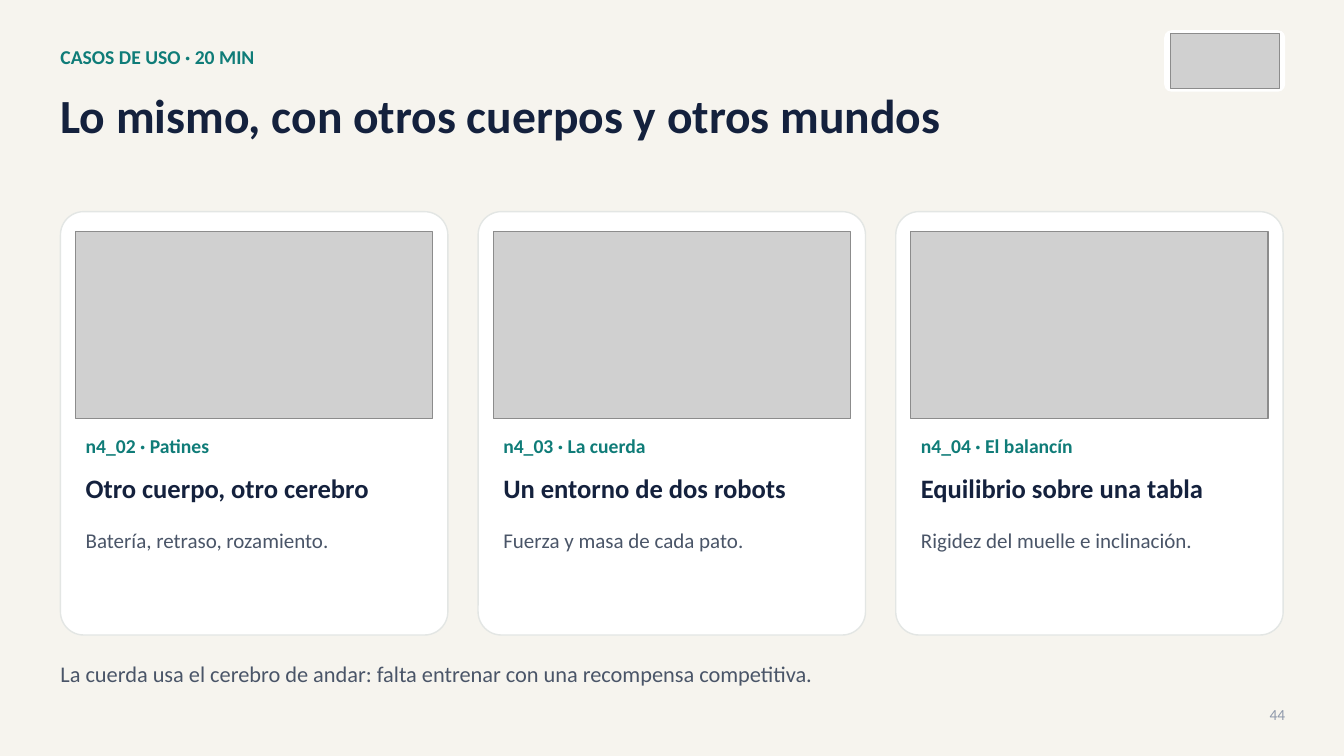
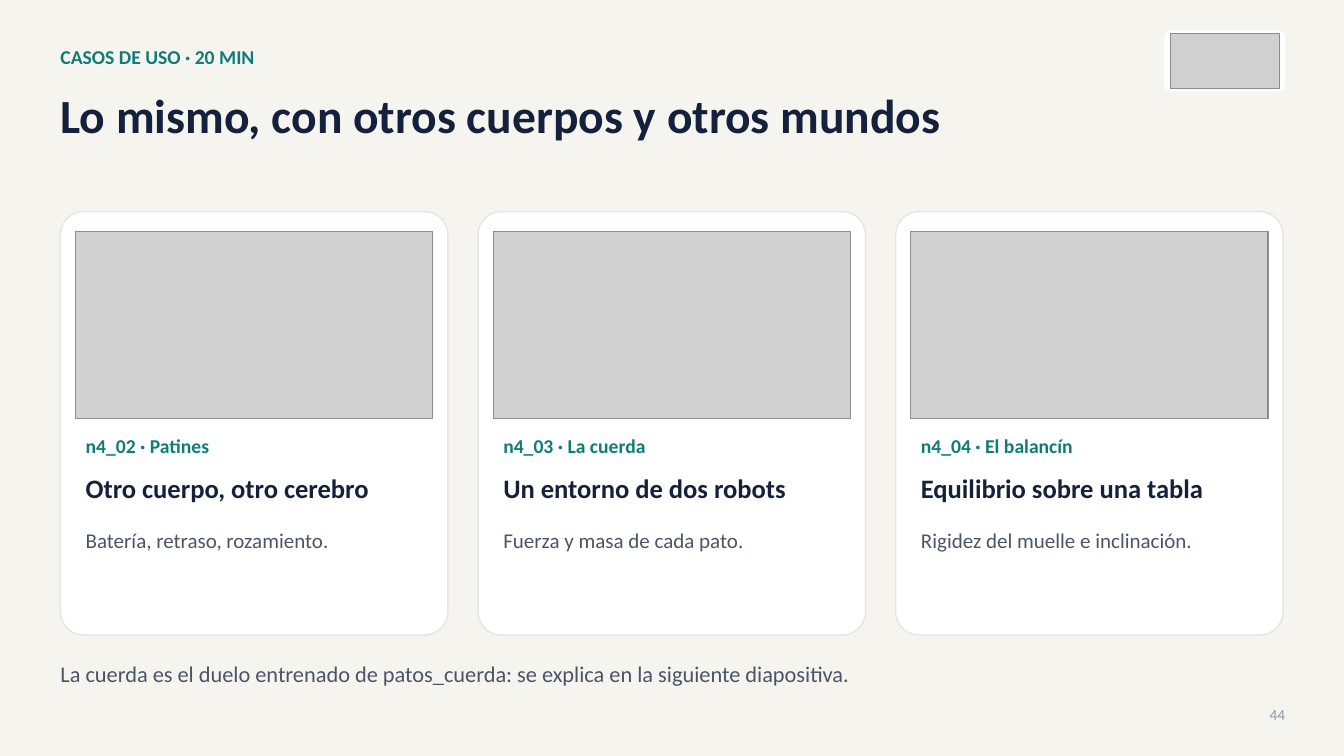
Before and after one commit to david2526IA/taller_microduck_windows, a slide deck: slide 44 of workshop-ia-fisica/presentaciones/Presentacion_03_taller_completo.pptx. Drawn at 1344x756 pixels with LibreOffice and Linux fonts; fonts in the diff are those of the drawing; grey boxes stand for pictures. Boxes give left, top, right and bottom in pixels: in the first picture for what was removed or moved away, otherwise in the second. Text is boxed around its words. In the diff, an @@ line names an element or a change of style, - is before the commit and + after.

```diff
--- a/workshop-ia-fisica/presentaciones/Presentacion_03_taller_completo.pptx
+++ b/workshop-ia-fisica/presentaciones/Presentacion_03_taller_completo.pptx
@@ text at [60,666,848,686]: text changed @@
-La cuerda usa el cerebro de andar: falta entrenar con una recompensa competitiva.
+La cuerda es el duelo entrenado de patos_cuerda: se explica en la siguiente diapositiva.
```
Also in this commit, not shown: 4 other slides changed, 1 slide added, 7 other files.
